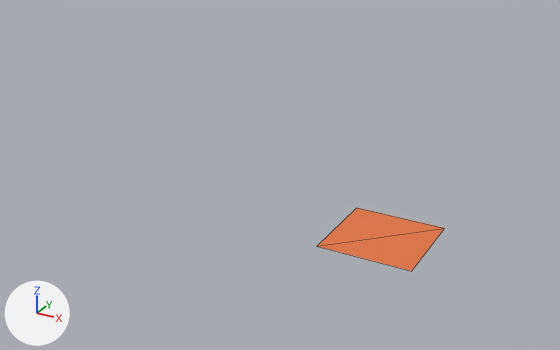
The glTF model assets/environments/tutorial/area_0002.glb: old version first, new version second.
Rendered twice from a camera (50 mm lens) standing at (124.0, -334.0, 189.0) and looking at (-105.0, 82.0, -19.0). Arrows for +X, +Y and +Z are at lower left; the lights stay in place. The picture after the commit comes second. Mesh edges are drawn as thin lines. Where no turn or scale is listed for an object, it has been applied to the vertices.
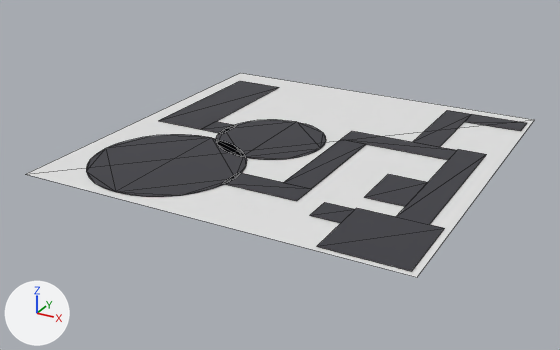
The newer file is also rescaled (x0.4), turned or shifted as a whole; pictures and numbers use the older file's frame.

Diff of the bpy script that builds the scene:
```diff
--- a/assets/environments/tutorial/area_0002.glb.py
+++ b/assets/environments/tutorial/area_0002.glb.py
@@ me_plane_001 @@
 me_plane_001.from_pydata(...)  # 4 vertices, 2 faces; spans x -25.0..25.0, y -25.0..25.0, z 0.0
-me_plane_001.materials.append(mat_material_002)  # orange #e77640
+me_plane_001.materials.append(mat_material_004)  # dark grey #38383f
@@ me_plane_014 @@
+me_plane_014.from_pydata([(-111.9, -9.5, 0.6), (-74.4, -9.5, 0.6), (-111.9, 103.0, 0.6), (-74.4, 103.0, 0.6)], [], [(0, 1, 3), (0, 3, 2)])
+me_plane_014.materials.append(mat_material_017)  # dark grey #38383f
@@ me_plane_013 @@
+me_plane_013.from_pydata([(-75.2, -9.5, 0.6), (-56.4, -9.5, 0.6), (-75.2, 9.3, 0.6), (-56.4, 9.3, 0.6)], [], [(0, 1, 3), (0, 3, 2)])
+me_plane_013.materials.append(mat_material_016)  # dark grey #38383f
@@ me_plane_012 @@
+me_plane_012.from_pydata([(-12.1, -80.1, 0.6), (37.9, -80.1, 0.6), (-12.1, -61.3, 0.6), (37.9, -61.3, 0.6)], [], [(0, 1, 3), (0, 3, 2)])
+me_plane_012.materials.append(mat_material_012)  # dark grey #38383f
@@ me_plane_011 @@
+me_plane_011.from_pydata([(19.2, -61.7, 0.6), (37.9, -61.7, 0.6), (19.2, 20.2, 0.6), (37.9, 20.2, 0.6)], [], [(0, 1, 3), (0, 3, 2)])
+me_plane_011.materials.append(mat_material_011)  # dark grey #38383f
@@ me_plane_010 @@
+me_plane_010.from_pydata([(82.2, 94.7, 0.6), (122.2, 94.7, 0.6), (82.2, 113.5, 0.6), (122.2, 113.5, 0.6)], [], [(0, 1, 3), (0, 3, 2)])
+me_plane_010.materials.append(mat_material_010)  # dark grey #38383f
@@ me_plane_009 @@
+me_plane_009.from_pydata([(63.5, 38.5, 0.6), (82.2, 38.5, 0.6), (63.5, 113.5, 0.6), (82.2, 113.5, 0.6)], [], [(0, 1, 3), (0, 3, 2)])
+me_plane_009.materials.append(mat_material_009)  # dark grey #38383f
@@ me_plane_008 @@
+me_plane_008.from_pydata([(19.2, 19.7, 0.6), (94.2, 19.7, 0.6), (19.2, 38.5, 0.6), (94.2, 38.5, 0.6)], [], [(0, 1, 3), (0, 3, 2)])
+me_plane_008.materials.append(mat_material_008)  # dark grey #38383f
@@ me_plane_007 @@
+me_plane_007.from_pydata([(69.1, -57.1, 0.6), (94.1, -57.1, 0.6), (69.1, -19.6, 0.6), (94.1, -19.6, 0.6)], [], [(0, 1, 3), (0, 3, 2)])
+me_plane_007.materials.append(mat_material_007)  # dark grey #38383f
@@ me_plane_006 @@
+me_plane_006.from_pydata([(94.0, -71.9, 0.6), (112.8, -71.9, 0.6), (94.0, 40.6, 0.6), (112.8, 40.6, 0.6)], [], [(0, 1, 3), (0, 3, 2)])
+me_plane_006.materials.append(mat_material_006)  # dark grey #38383f
@@ me_plane_005 @@
+me_plane_005.from_pydata([(52.4, -92.7, 0.6), (71.2, -92.7, 0.6), (52.4, -74.0, 0.6), (71.2, -74.0, 0.6)], [], [(0, 1, 3), (0, 3, 2)])
+me_plane_005.materials.append(mat_material_005)  # dark grey #38383f
@@ me_plane @@
+me_plane.from_pydata([(-125.0, -125.0, 0.0), (125.0, -125.0, 0.0), (-125.0, 125.0, 0.0), (125.0, 125.0, 0.0)], [], [(0, 1, 3), (0, 3, 2)])
+me_plane.materials.append(mat_material_001)  # white #e7e7e7
@@ ob_plane_011 @@
+ob_plane_011 = bpy.data.objects.new('Plane.011', me_plane_014)
+ob_plane_011.location = (-96.1, 96.9, -0.6)
@@ ob_plane_010 @@
+ob_plane_010 = bpy.data.objects.new('Plane.010', me_plane_013)
+ob_plane_010.location = (-96.1, 96.9, -0.6)
@@ ob_circle_002 @@
+ob_circle_002 = bpy.data.objects.new('Circle.002', me_circle_002)  # 32 vertices, 30 faces; spans x -60.5..14.5, y -39.0..36.0, z 0.6; in mat_material_015 (dark grey #38383f)
+ob_circle_002.location = (-96.1, 96.9, -0.6)
@@ ob_circle_001 @@
+ob_circle_001 = bpy.data.objects.new('Circle.001', me_circle_001)  # 32 vertices, 30 faces; spans x -109.1..-9.1, y -119.8..-19.8, z 0.6; in mat_material_014 (dark grey #38383f)
+ob_circle_001.location = (-96.1, 96.9, -0.6)
@@ ob_plane_009 @@
+ob_plane_009 = bpy.data.objects.new('Plane.009', me_plane_012)
+ob_plane_009.location = (-96.1, 96.9, -0.6)
@@ ob_plane_008 @@
+ob_plane_008 = bpy.data.objects.new('Plane.008', me_plane_011)
+ob_plane_008.location = (-96.1, 96.9, -0.6)
@@ ob_plane_007 @@
+ob_plane_007 = bpy.data.objects.new('Plane.007', me_plane_010)
+ob_plane_007.location = (-96.1, 96.9, -0.6)
@@ ob_plane_006 @@
+ob_plane_006 = bpy.data.objects.new('Plane.006', me_plane_009)
+ob_plane_006.location = (-96.1, 96.9, -0.6)
@@ ob_plane_005 @@
+ob_plane_005 = bpy.data.objects.new('Plane.005', me_plane_008)
+ob_plane_005.location = (-96.1, 96.9, -0.6)
@@ ob_plane_004 @@
+ob_plane_004 = bpy.data.objects.new('Plane.004', me_plane_007)
+ob_plane_004.location = (-96.1, 96.9, -0.6)
@@ ob_plane_003 @@
+ob_plane_003 = bpy.data.objects.new('Plane.003', me_plane_006)
+ob_plane_003.location = (-96.1, 96.9, -0.6)
@@ ob_plane_002 @@
+ob_plane_002 = bpy.data.objects.new('Plane.002', me_plane_005)
+ob_plane_002.location = (-96.1, 96.9, -0.6)
@@ ob_plane @@
+ob_plane = bpy.data.objects.new('Plane', me_plane)
+ob_plane.location = (-96.1, 96.9, -0.6)
```

Changed parts and their boxes [x1, y1, x2, y2] in the pictures (560 x 350 px):
'Plane', added
    after: [27, 73, 534, 277]
'Circle.001', added
    after: [86, 135, 247, 196]
'Plane.001', recoloured (orange to dark grey)
    both: [317, 208, 444, 271]
'Circle.002', added
    after: [216, 120, 326, 159]
'Plane.003', added
    after: [396, 149, 486, 224]
'Plane.011', added
    after: [158, 81, 279, 129]
'Plane.008', added
    after: [284, 139, 366, 189]
'Plane.004', added
    after: [365, 174, 427, 206]
'Plane.005', added
    after: [342, 131, 457, 160]
'Plane.009', added
    after: [224, 172, 311, 201]
'Plane.006', added
    after: [413, 110, 472, 147]
'Plane.002', added
    after: [310, 202, 355, 223]
'Plane.007', added
    after: [465, 114, 527, 131]
'Plane.010', added
    after: [201, 121, 237, 133]
